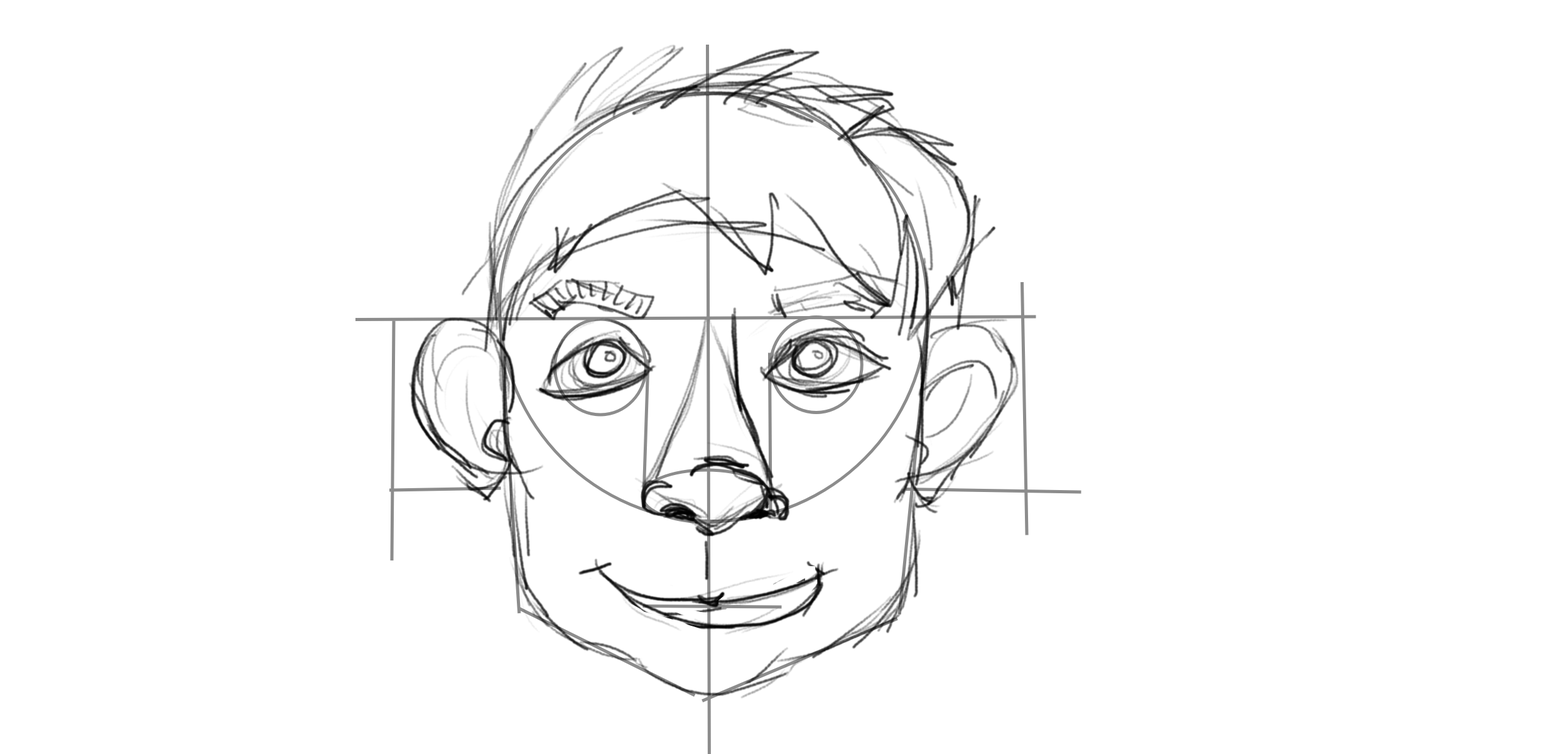
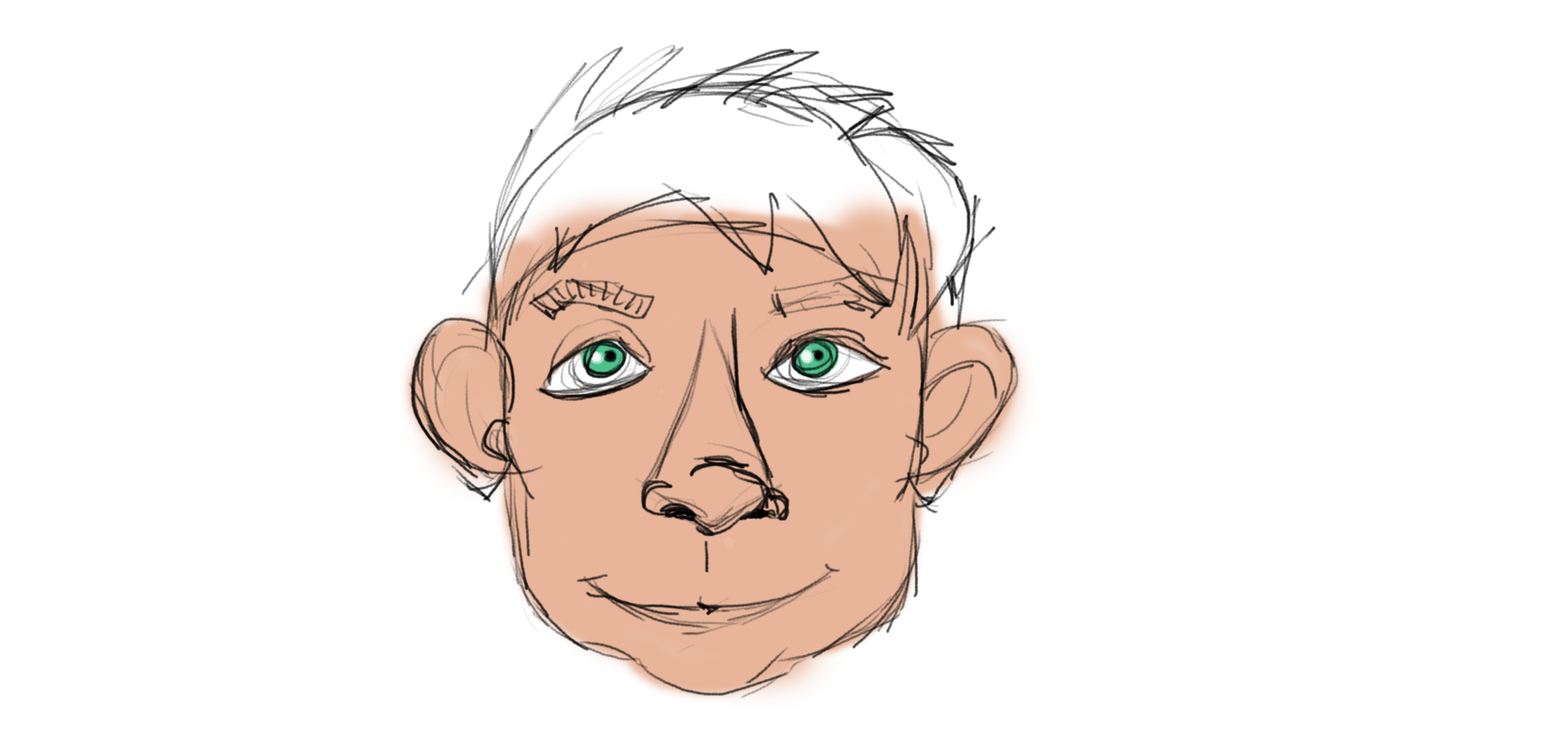
Comparing the layer stacks of the two 1560×754 images. Changes:
renamed "Paint Layer 2" to "Sketch Paint Layer", painted on it over [401, 44, 1046, 724]
added group "Colour Paint Layer" with 2 layers above "Construction Vector Layer" over [361, 120, 1082, 754]
added layer "Eyes" in group "Colour Paint Layer" over [522, 241, 965, 603]
added layer "Face" in group "Colour Paint Layer" over [361, 120, 1082, 754]
renamed "Layer 1" to "Background Layer", painted on it over [355, 44, 1082, 754]
